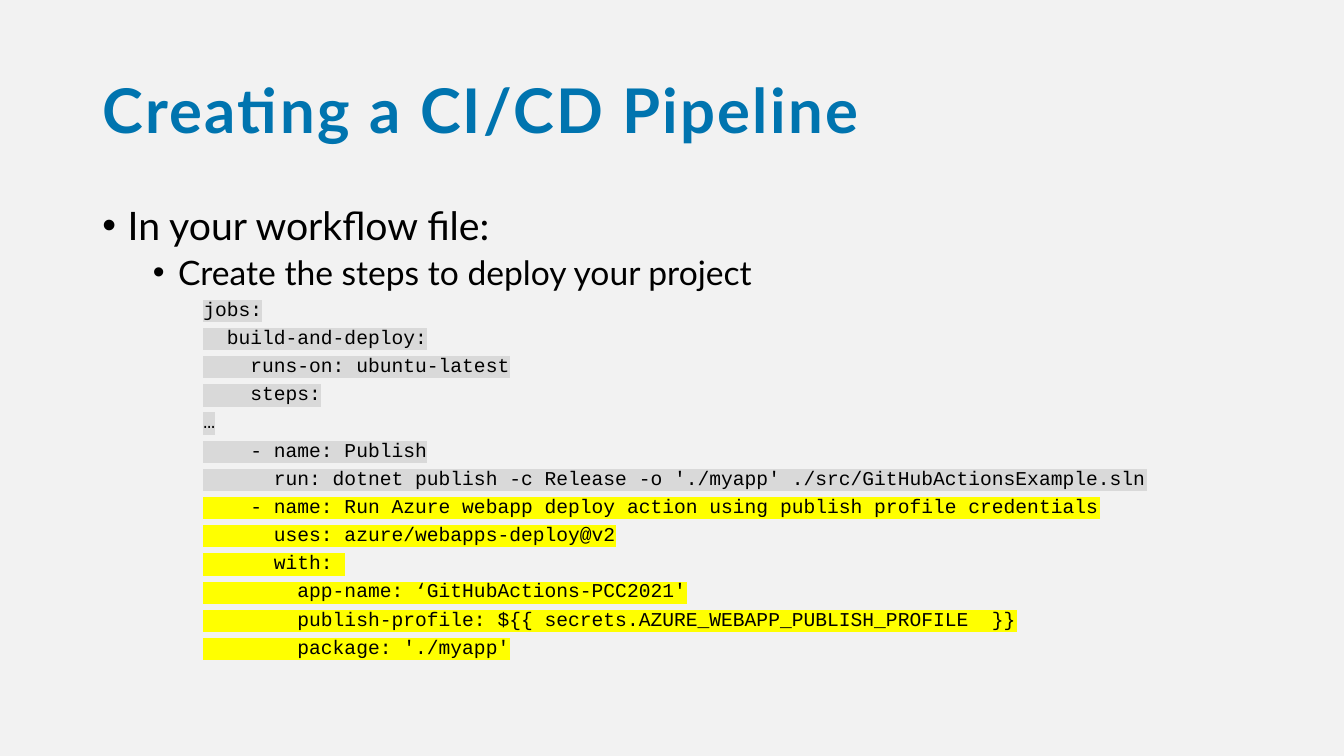
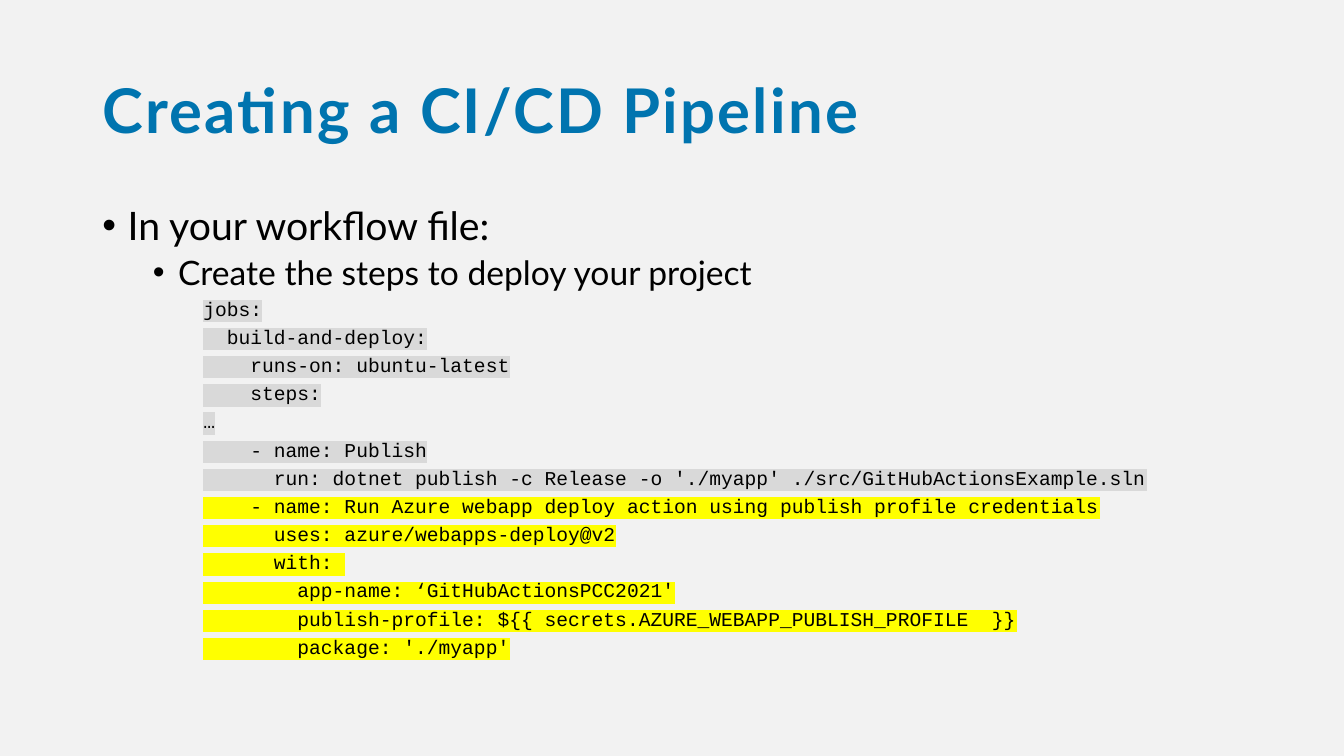
Before and after one commit to bjablonsky/GitHubActions-PCC2021, a slide deck: slide 27 of slides/GithubActions-WorkflowsInYourRepo.pptx. Drawn at 1344x756 pixels with LibreOffice and Linux fonts; fonts in the diff are those of the drawing. Boxes give left, top, right and bottom in pixels: in the first picture for what was removed or moved away, otherwise in the second. Text is boxed around its words. In the diff, an @@ line names an element or a change of style, - is before the commit and + after.

```diff
--- a/slides/GithubActions-WorkflowsInYourRepo.pptx
+++ b/slides/GithubActions-WorkflowsInYourRepo.pptx
@@ text at (x1=297, y1=584, x2=674, y2=601): text changed @@
-    app-name: ‘GitHubActions-PCC2021'
+    app-name: ‘GitHubActionsPCC2021'
```
Also in this commit, not shown: 4 other slides changed.
